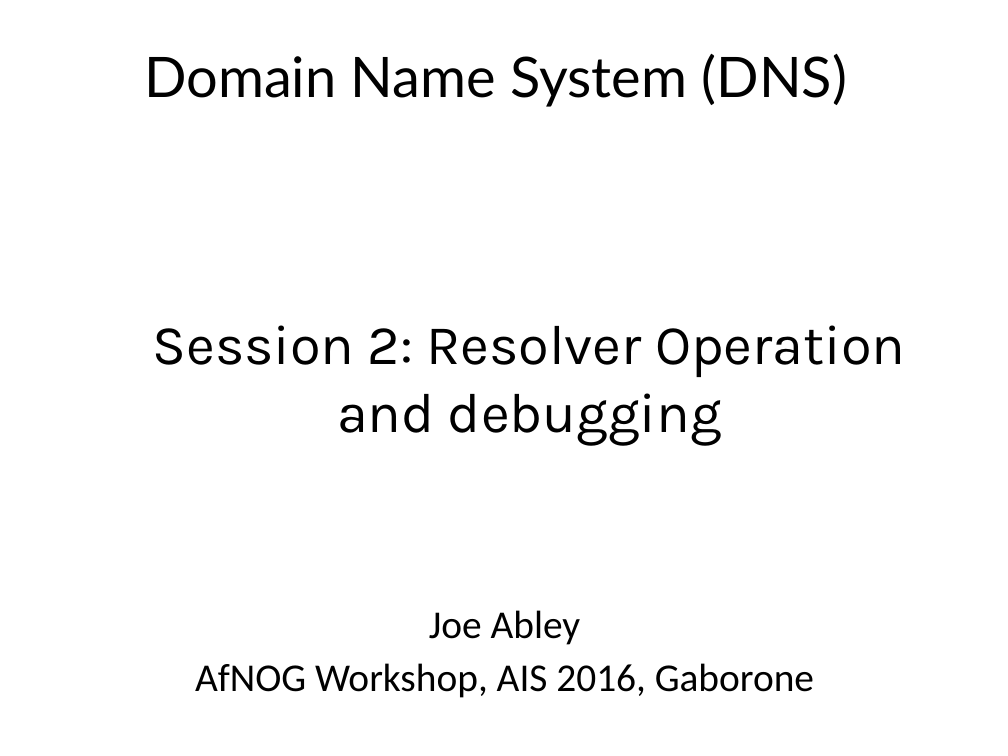
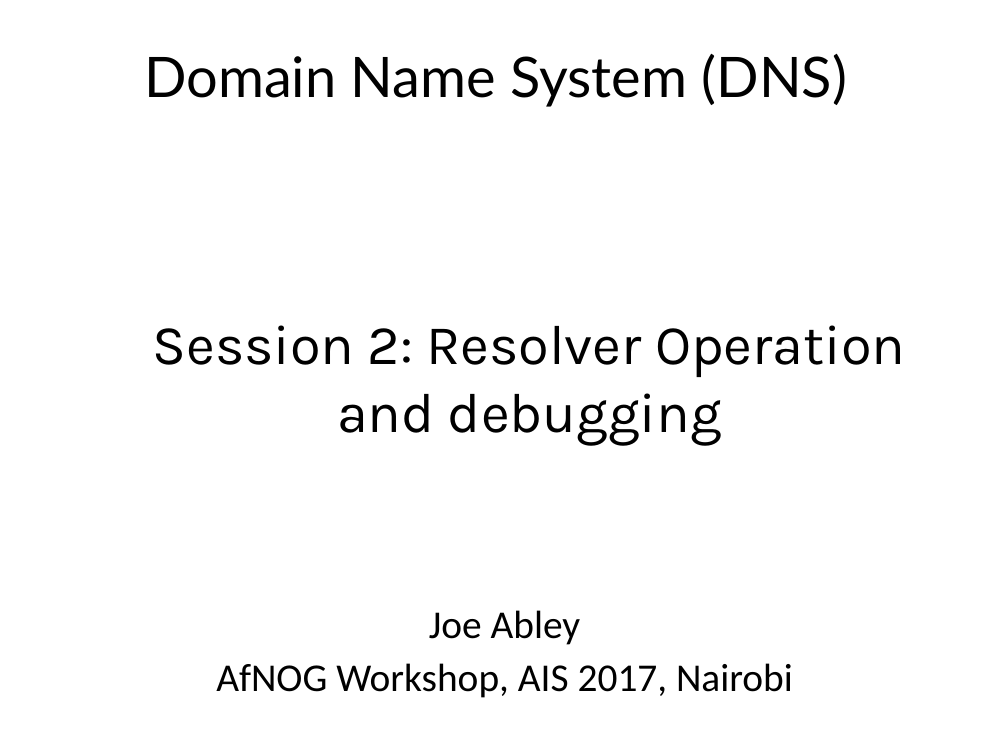
Before and after one commit to afnog/afnog.github.io, a slide deck: slide 1 of sse/dns/dns2-presentation.pptx. Drawn at 1008x756 pixels with LibreOffice and Linux fonts; fonts in the diff are those of the drawing; background and template pictures are left out. Boxes give left, top, right and bottom in pixels: in the first picture for what was removed or moved away, otherwise in the second. Text is boxed around its words. In the diff, an @@ line names an element or a change of style, - is before the commit and + after.

```diff
--- a/sse/dns/dns2-presentation.pptx
+++ b/sse/dns/dns2-presentation.pptx
@@ text at [216, 663, 793, 698]: text changed @@
-AfNOG Workshop, AIS 2016, Gaborone
+AfNOG Workshop, AIS 2017, Nairobi
```
Also in this commit, not shown: 1 other slide changed, 3 other files.
